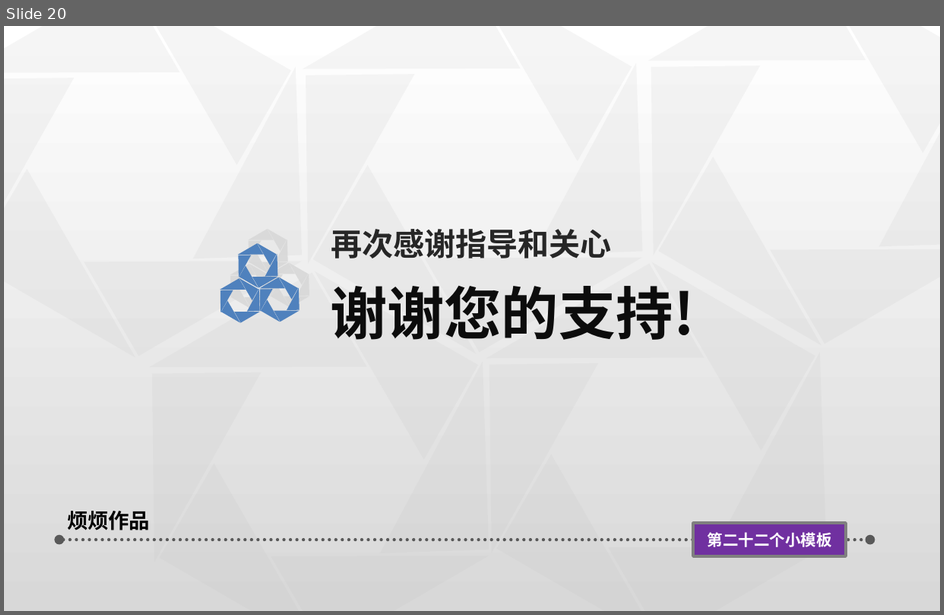
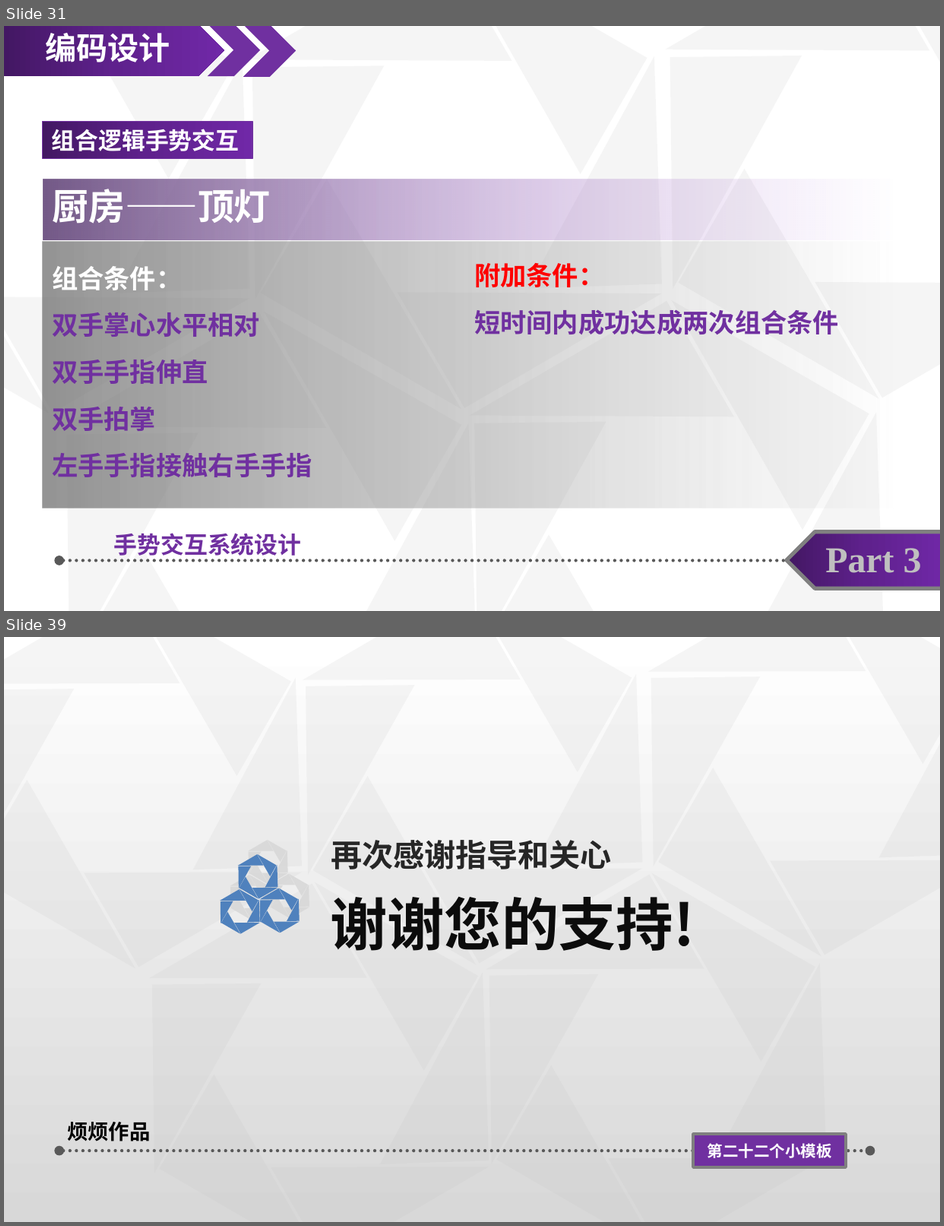
Before and after one commit to taixihuase/LeapMotion, a slide deck: Assets/Documents/毕业设计答辩.pptx. Shown one above the other, each under a label of ours: slide 20 before the commit, slides 31 and 39 after it; the slides between them are not shown. The pictures are 944x615 and 944x1226 pixels, drawn with LibreOffice and Linux fonts; fonts in the diff are those of the drawing. Boxes give left, top, right and bottom in pixels: in the first picture for what was removed or moved away, otherwise in the second. Text is boxed around its words. In the diff, an @@ line names an element or a change of style, - is before the commit and + after.

```diff
--- a/Assets/Documents/毕业设计答辩.pptx
+++ b/Assets/Documents/毕业设计答辩.pptx
@@ slide 31 added at (4,26,940,611), background #FFFFFF @@
@@ group added at (4,26,940,611): 29 right triangles @@
@@ pentagon arrow added at (4,26,224,77), fill gradient #431764 to #5F218E to #7128A8, 24 pt, text #FFFFFF, bold @@
+编码设计
@@ chevron added at (207,26,259,77), fill #7030A0 @@
@@ chevron added at (243,26,296,77), fill #7030A0 @@
@@ rectangle added at (43,122,252,159), fill gradient #431764 to #5F218E to #7128A8, outline #7030A0 0.75 pt, 18 pt, text #FFFFFF, bold @@
+组合逻辑手势交互
@@ rectangle added at (44,179,895,240), fill gradient #755B89 to #A781C3 to #C699E7, 28 pt, text #FFFFFF, bold @@
+厨房——顶灯
@@ rectangle added at (43,241,893,507), fill gradient #717171 to #A1A1A1 to #BFBFBF @@
@@ text added at (52,266,313,477), 20 pt, text #7030A0, bold @@
+组合条件：
+双手掌心水平相对
+双手手指伸直
+双手拍掌
+左手手指接触右手手指
@@ text added at (474,263,839,335), 20 pt, text #7030A0, bold @@
+附加条件：
+短时间内成功达成两次组合条件
@@ text added at (114,533,301,560), 18 pt, text #7030A0, bold @@
+手势交互系统设计
@@ pentagon arrow added at (787,531,940,588), fill gradient #431764 to #5F218E to #7128A8, outline #808080 3 pt, 28 pt, text #BFBFBF, bold @@
+Part 3
@@ double arrow added from (59, 560) to (870, 560), #595959 2.5 pt dashed @@
@@ what was slide 20 is now slide 39 @@
```
Also in this commit, not shown: 5 slides changed, 20 other slides added, 2 slides removed, 1 other file.
